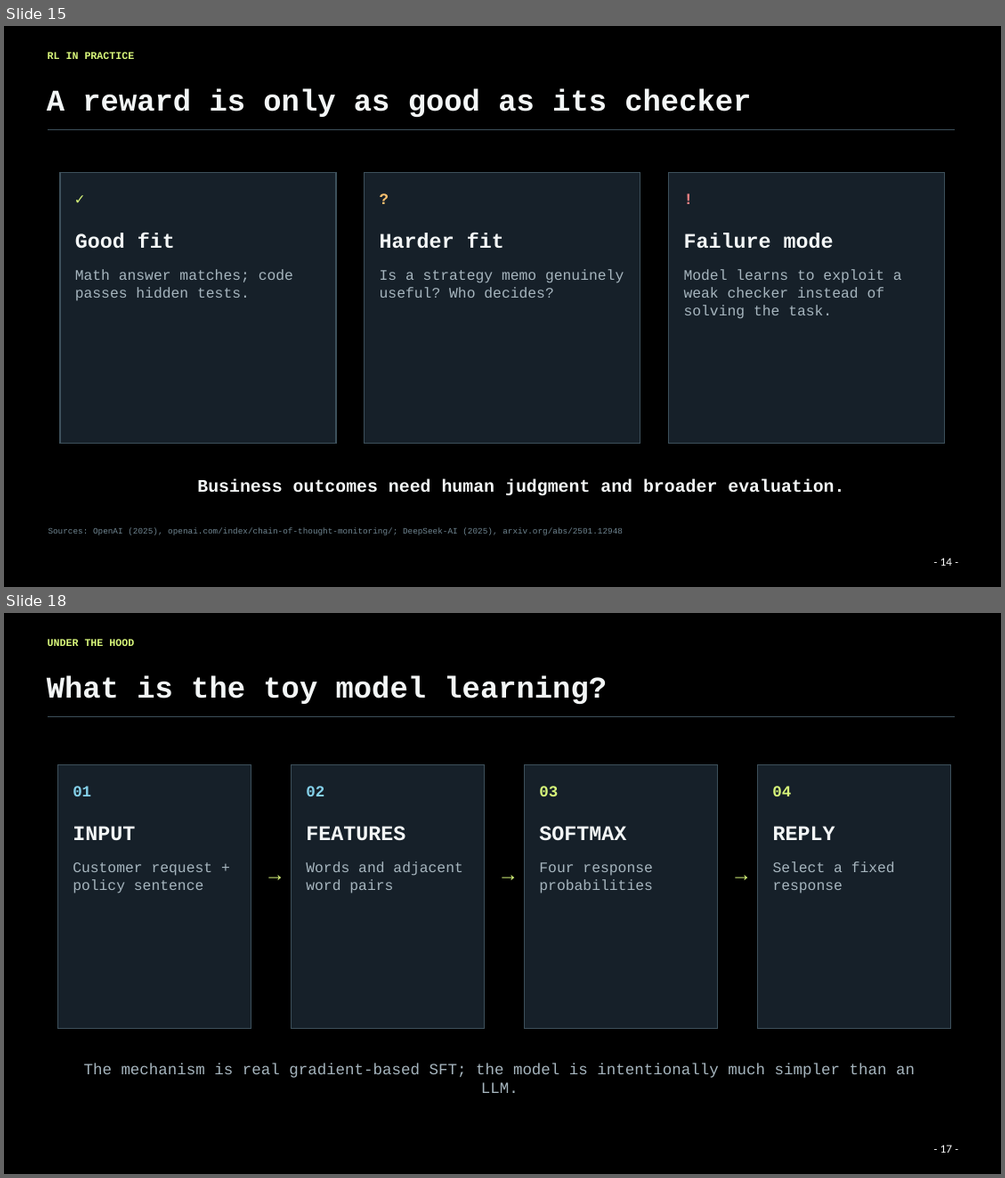
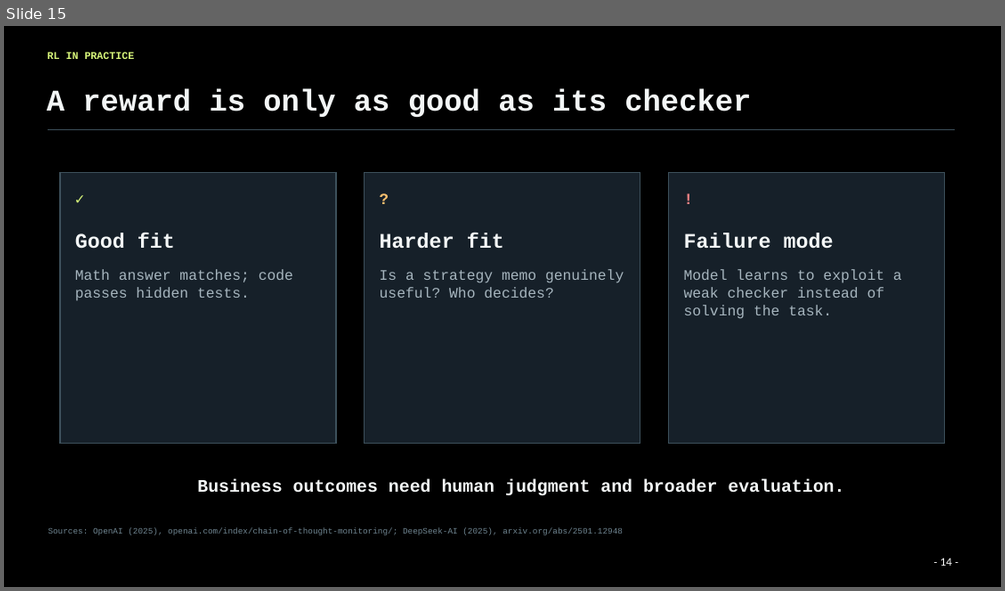
Before and after one commit to Agentic-Systems-Lab/lecture-3-finetuning, a slide deck: 04_finetuning.pptx. Shown one above the other, each under a label of ours: slides 15 and 18 before the commit, slide 15 after it; the slides between them are not shown. The pictures are 1005x1178 and 1005x591 pixels, drawn with LibreOffice and Linux fonts; fonts in the diff are those of the drawing; background and template pictures are left out. Boxes give left, top, right and bottom in pixels: in the first picture for what was removed or moved away, otherwise in the second. Text is boxed around its words. In the diff, an @@ line names an element or a change of style, - is before the commit and + after.

Commit message:
Add real generative LLM LoRA fine-tuning lab

```diff
--- a/04_finetuning.pptx
+++ b/04_finetuning.pptx
@@ slide 18 removed at [4,613,1001,1174], background picture (left out); not listed: 1 template element that a slide beside it also shows @@
@@ text removed at [48,639,134,646] @@
-UNDER THE HOOD
@@ text removed at [47,676,607,704] @@
-What is the toy model learning?
@@ line removed from (48, 717) to (955, 717) @@
@@ rectangle removed at [57,765,251,1028] @@
@@ rectangle removed at [291,765,484,1028] @@
@@ rectangle removed at [525,765,718,1028] @@
@@ rectangle removed at [758,765,951,1028] @@
@@ text removed at [73,786,91,796] @@
-01
@@ text removed at [306,786,324,796] @@
-02
@@ text removed at [539,786,558,796] @@
-03
@@ text removed at [772,786,791,796] @@
-04
@@ text removed at [73,826,135,841] @@
-INPUT
@@ text removed at [306,826,405,841] @@
-FEATURES
@@ text removed at [539,826,626,841] @@
-SOFTMAX
@@ text removed at [773,826,835,840] @@
-REPLY
@@ text removed at [73,862,213,893] @@
-Customer request + policy sentence
@@ text removed at [268,860,288,887] @@
-→
@@ text removed at [306,861,462,893] @@
-Words and adjacent word pairs
@@ text removed at [502,860,521,887] @@
-→
@@ text removed at [539,862,652,893] @@
-Four response probabilities
@@ text removed at [736,860,755,887] @@
-→
@@ text removed at [773,861,895,893] @@
-Select a fixed response
@@ text removed at [84,1063,914,1093] @@
-The mechanism is real gradient-based SFT; the model is intentionally much simpler than an LLM.
```
Also in this commit, not shown: 4 slides changed, 1 slide added, 15 other files.
